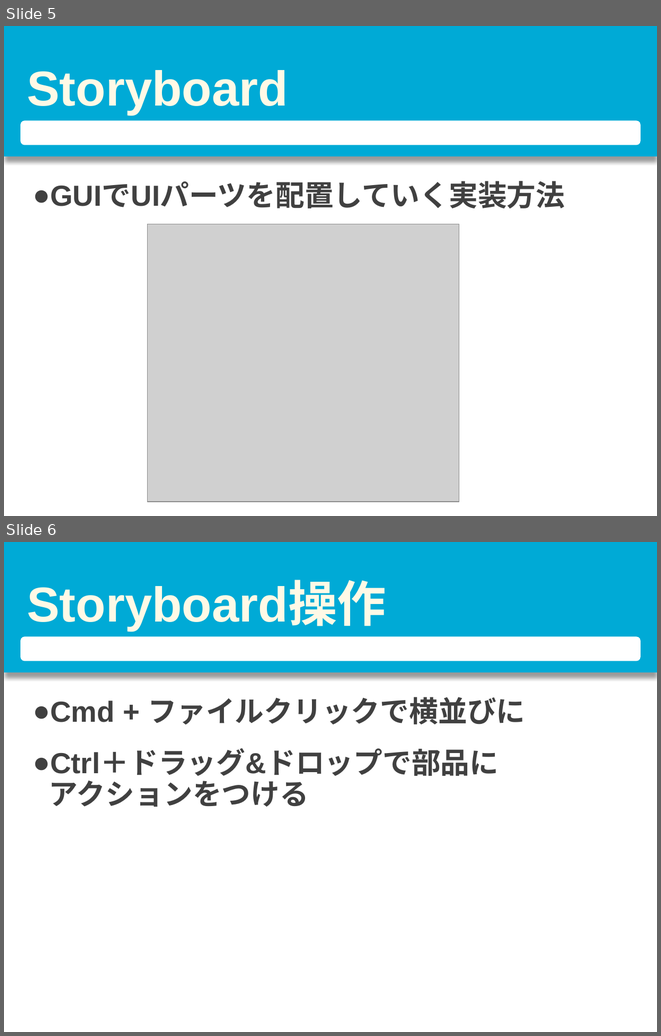
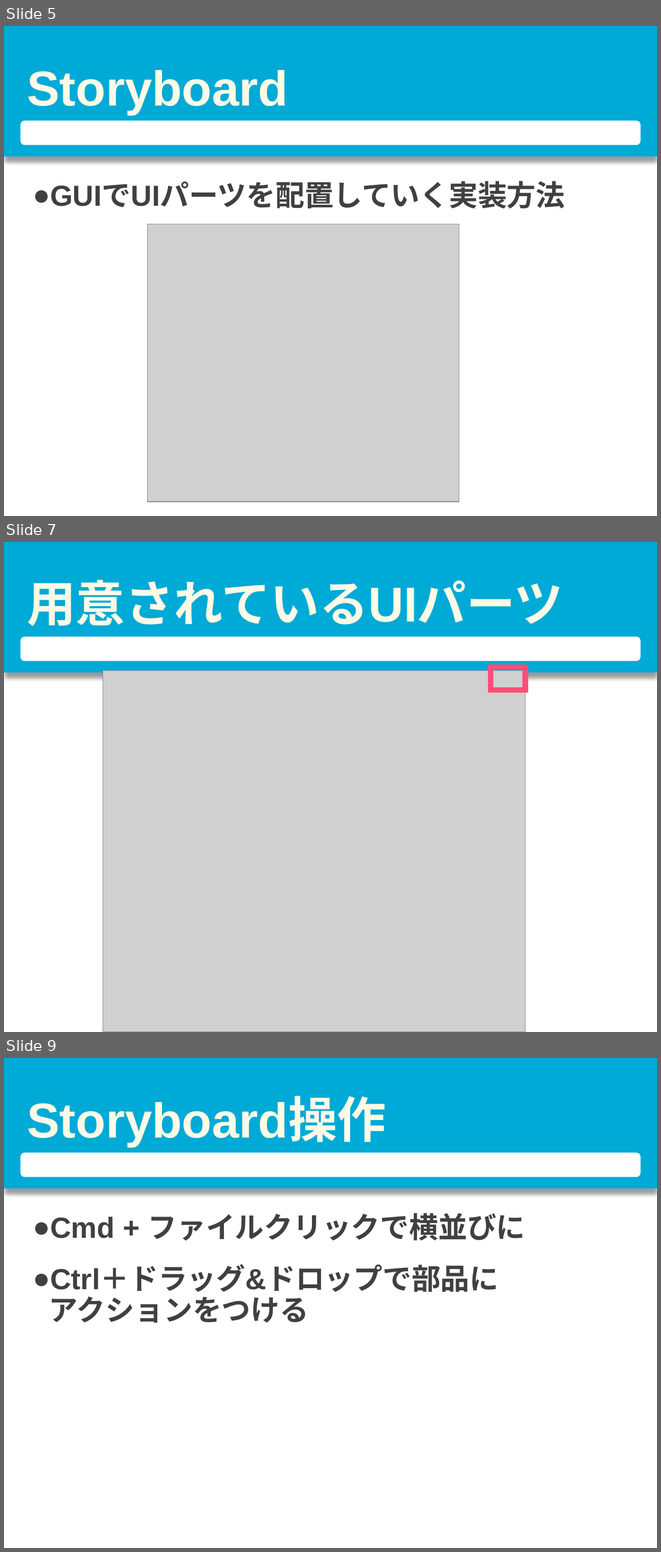
Before and after one commit to nshhhin/Swift-, a slide deck: 第二回/第二回資料.pptx. Shown one above the other, each under a label of ours: slides 5 and 6 before the commit, slides 5, 7 and 9 after it; the slides between them are not shown. The pictures are 661x1036 and 661x1552 pixels, drawn with LibreOffice and Linux fonts; fonts in the diff are those of the drawing; grey boxes stand for pictures. Boxes give left, top, right and bottom in pixels: in the first picture for what was removed or moved away, otherwise in the second. Text is boxed around its words. In the diff, an @@ line names an element or a change of style, - is before the commit and + after.

```diff
--- a/第二回/第二回資料.pptx
+++ b/第二回/第二回資料.pptx
@@ slide 7 added at [4,542,657,1032], background #FFFFFF; not listed: 2 template elements that a slide beside it also shows @@
@@ title added at [27,580,563,626], 54 pt, text #FFF9E6, bold @@
+用意されているUIパーツ
@@ rectangle added at [491,667,525,689], outline #FF4F79 6 pt @@
@@ picture added at [103,671,525,1032] @@
@@ what was slide 6 is now slide 9 @@
```
Also in this commit, not shown: 4 slides changed, 2 other slides added, 35 other files.
